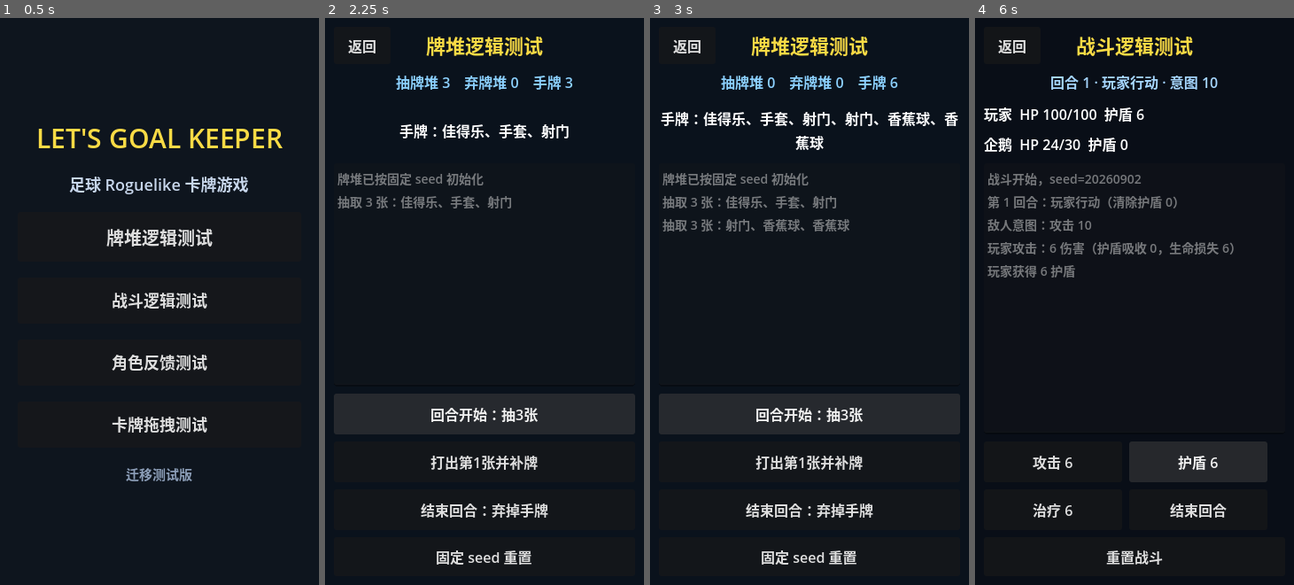
Above: before the commit, frames 1-4 (left to right).
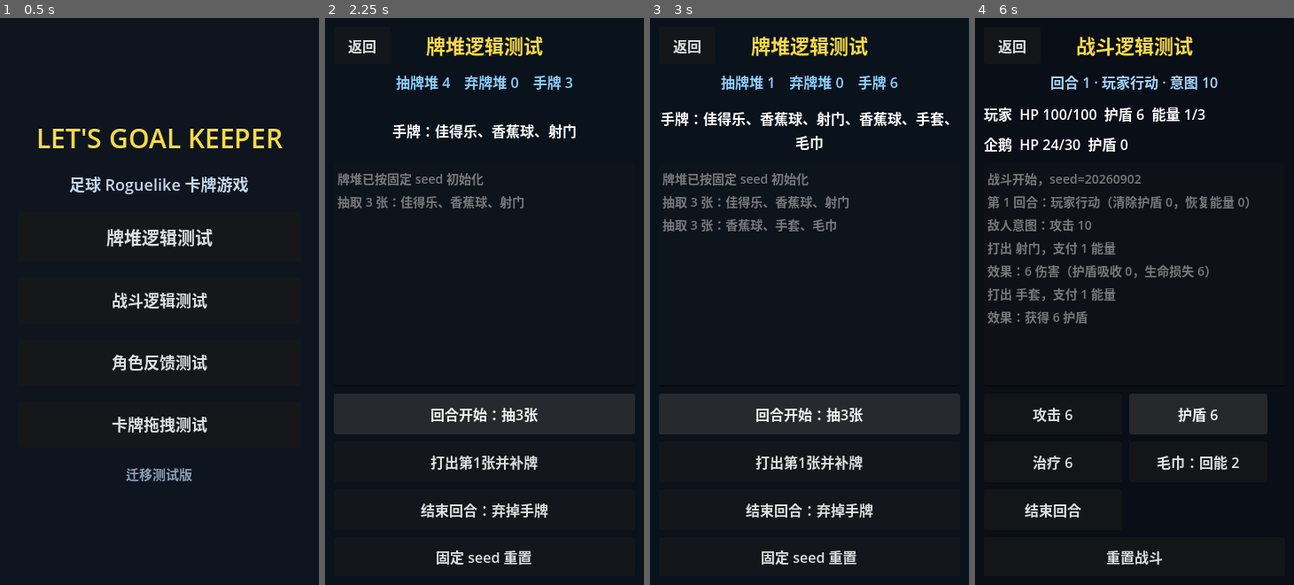
Above: after the commit, the same moments.

Repository: Van0727/LetsGoalKeeper_Godot
Game: Godot game, scene res://scenes/boot.tscn
The game is run twice, just before and just after one commit, with the same random seed, the same clock (stepped at 60 frames per second) and the same inputs. The engine's default icon, where the game draws it, is replaced by a stand-in: a white triangle on a blue panel in a dark square.
Inputs:
- Up to frame 1 (0.5 s): no input
- Up to frame 2 (2.25 s): click "牌堆逻辑测试" at 0.5 s; click "固定 seed 重置" at 1.25 s; click "回合开始：抽3张" at 2 s
- Up to frame 3 (3 s): click "回合开始：抽3张" at 2.75 s
- Up to frame 4 (6 s): click "返回" at 3.5 s; click "战斗逻辑测试" at 4.25 s; click "攻击 6" at 5 s; click "护盾 6" at 5.75 s

Frame 1 is identical in both runs. In frame 2, 1.2% of the frame differs, in the area x 21-79%, y 10-34%; in frame 3, 1.9%; in frame 4, 4.4%, in the area x 3-92%, y 15-89%.

Commit message:
已完成能量费用与效果结算系统。

Diff:
--- /dev/null
+++ b/data/cards/card_towel.tres
@@ -0,0 +1,22 @@
+[gd_resource type="Resource" script_class="CardDefinition" load_steps=3 format=3]
+
+[ext_resource type="Script" path="res://scripts/cards/card_definition.gd" id="1_card"]
+[ext_resource type="Script" path="res://scripts/cards/effect_definition.gd" id="2_effect"]
+
+[sub_resource type="Resource" id="Effect_energy"]
+script = ExtResource("2_effect")
+effect_type = 3
+target = 0
+amount = 2
+hits = 1
+
+[resource]
+script = ExtResource("1_card")
+card_id = "card_towel"
+display_name = "毛巾"
+description = "恢复2点能量"
+cost = 1
+card_type = 2
+shot_type = 0
+rarity = 0
+effects = Array[Resource]([SubResource("Effect_energy")])
--- a/scenes/battle_logic_test.tscn
+++ b/scenes/battle_logic_test.tscn
@@ -74,7 +74,7 @@
 custom_minimum_size = Vector2(0, 26)
 layout_mode = 2
 theme_override_font_sizes/font_size = 16
-text = "玩家  HP 100/100  护盾 0"
+text = "玩家  HP 100/100  护盾 0  能量 3/3"
 
 [node name="EnemyStatus" type="Label" parent="Margin/Layout"]
 unique_name_in_owner = true
@@ -116,6 +116,12 @@
 theme_override_font_sizes/font_size = 16
 text = "治疗 6"
 
+[node name="Energy" type="Button" parent="Margin/Layout/ActionButtons"]
+custom_minimum_size = Vector2(156, 46)
+layout_mode = 2
+theme_override_font_sizes/font_size = 16
+text = "毛巾：回能 2"
+
 [node name="EndTurn" type="Button" parent="Margin/Layout/ActionButtons"]
 custom_minimum_size = Vector2(156, 46)
 layout_mode = 2
@@ -136,5 +142,6 @@
 [connection signal="pressed" from="Margin/Layout/ActionButtons/Attack" to="." method="_on_attack_pressed"]
 [connection signal="pressed" from="Margin/Layout/ActionButtons/Guard" to="." method="_on_guard_pressed"]
 [connection signal="pressed" from="Margin/Layout/ActionButtons/Heal" to="." method="_on_heal_pressed"]
+[connection signal="pressed" from="Margin/Layout/ActionButtons/Energy" to="." method="_on_energy_pressed"]
 [connection signal="pressed" from="Margin/Layout/ActionButtons/EndTurn" to="." method="_on_end_turn_pressed"]
 [connection signal="pressed" from="Margin/Layout/ResetButton" to="." method="_on_reset_pressed"]
--- a/scripts/battle/battle_controller.gd
+++ b/scripts/battle/battle_controller.gd
@@ -6,7 +6,9 @@
 signal battle_finished(victory: bool)
 
 const COMBATANT_STATE := preload("res://scripts/battle/combatant_state.gd")
+const EFFECT_RESOLVER := preload("res://scripts/battle/effect_resolver.gd")
 const PLAYER_MAX_HEALTH := 100
+const PLAYER_MAX_ENERGY := 3
 const ENEMY_MAX_HEALTH := 30
 const ENEMY_BASE_DAMAGE := 8
 
@@ -18,7 +20,7 @@
 	FINISHED,
 }
 
-var player = COMBATANT_STATE.new("玩家", PLAYER_MAX_HEALTH)
+var player = COMBATANT_STATE.new("玩家", PLAYER_MAX_HEALTH, PLAYER_MAX_ENERGY)
 var enemy = COMBATANT_STATE.new("企鹅", ENEMY_MAX_HEALTH)
 var phase := Phase.NOT_STARTED
 var turn_number := 0
@@ -26,12 +28,13 @@
 var seed := 0
 
 var _rng := RandomNumberGenerator.new()
+var _effect_resolver = EFFECT_RESOLVER.new()
 
 
 func setup(seed_value := 20260902) -> void:
 	seed = seed_value
 	_rng.seed = seed
-	player = COMBATANT_STATE.new("玩家", PLAYER_MAX_HEALTH)
+	player = COMBATANT_STATE.new("玩家", PLAYER_MAX_HEALTH, PLAYER_MAX_ENERGY)
 	enemy = COMBATANT_STATE.new("企鹅", ENEMY_MAX_HEALTH)
 	turn_number = 1
 	phase = Phase.NOT_STARTED
@@ -71,6 +74,41 @@
 	var healed := player.heal(amount)
 	_log("玩家尝试治疗 %d，实际恢复 %d" % [amount, healed])
 	state_changed.emit()
+	return true
+
+
+func play_card(card: Resource) -> bool:
+	if not _can_player_act():
+		return false
+	if card == null:
+		_log("无效卡牌")
+		return false
+	if not player.spend_energy(card.cost):
+		_log("能量不足：%s 需要 %d，当前 %d" % [card.display_name, card.cost, player.energy])
+		return false
+
+	_log("打出 %s，支付 %d 能量" % [card.display_name, card.cost])
+	var events := _effect_resolver.resolve_card(card, player, enemy)
+	for event in events:
+		_log_effect_event(event)
+
+	if enemy.is_dead():
+		_finish_battle(true)
+	elif player.is_dead():
+		_finish_battle(false)
+	else:
+		state_changed.emit()
+	return true
+
+
+func play_card_from_hand(deck_state, hand_index: int) -> bool:
+	if hand_index < 0 or hand_index >= deck_state.hand.size():
+		_log("无效手牌位置")
+		return false
+	var card: Resource = deck_state.hand[hand_index]
+	if not play_card(card):
+		return false
+	deck_state.play_card_at(hand_index)
 	return true
 
 
@@ -99,9 +137,10 @@
 
 func _start_player_turn() -> void:
 	var cleared_shield := player.clear_shield()
+	var restored_energy := player.refill_energy()
 	phase = Phase.PLAYER_TURN
 	enemy_intent_damage = _roll_enemy_damage()
-	_log("第 %d 回合：玩家行动（清除护盾 %d）" % [turn_number, cleared_shield])
+	_log("第 %d 回合：玩家行动（清除护盾 %d，恢复能量 %d）" % [turn_number, cleared_shield, restored_energy])
 	_log("敌人意图：攻击 %d" % enemy_intent_damage)
 	state_changed.emit()
 
@@ -142,5 +181,23 @@
 	battle_finished.emit(victory)
 
 
+func _log_effect_event(event: Dictionary) -> void:
+	match event.type:
+		"damage":
+			_log("效果：%d 伤害（护盾吸收 %d，生命损失 %d）" % [
+				event.amount,
+				event.absorbed,
+				event.health_damage,
+			])
+		"shield":
+			_log("效果：获得 %d 护盾" % event.amount)
+		"heal":
+			_log("效果：恢复 %d 生命" % event.amount)
+		"energy":
+			_log("效果：恢复 %d 能量" % event.amount)
+		_:
+			_log("效果暂未支持：%s" % event.get("effect_type", "unknown"))
+
+
 func _log(message: String) -> void:
 	log_added.emit(message)
--- a/scripts/battle/combatant_state.gd
+++ b/scripts/battle/combatant_state.gd
@@ -5,13 +5,17 @@
 var max_health: int
 var health: int
 var shield := 0
+var max_energy: int
+var energy: int
 var strength_multiplier := 1.0
 
 
-func _init(combatant_name := "角色", maximum_health := 1) -> void:
+func _init(combatant_name := "角色", maximum_health := 1, maximum_energy := 0) -> void:
 	display_name = combatant_name
 	max_health = maxi(maximum_health, 1)
 	health = max_health
+	max_energy = maxi(maximum_energy, 0)
+	energy = max_energy
 
 
 func take_damage(raw_damage: int) -> Dictionary:
@@ -46,5 +50,29 @@
 	return cleared
 
 
+func refill_energy() -> int:
+	var restored := max_energy - energy
+	energy = max_energy
+	return restored
+
+
+func gain_energy(raw_amount: int) -> int:
+	var previous_energy := energy
+	energy = mini(energy + maxi(raw_amount, 0), max_energy)
+	return energy - previous_energy
+
+
+func can_spend_energy(cost: int) -> bool:
+	return energy >= maxi(cost, 0)
+
+
+func spend_energy(cost: int) -> bool:
+	var safe_cost := maxi(cost, 0)
+	if not can_spend_energy(safe_cost):
+		return false
+	energy -= safe_cost
+	return true
+
+
 func is_dead() -> bool:
 	return health <= 0
--- /dev/null
+++ b/scripts/battle/effect_resolver.gd
@@ -0,0 +1,44 @@
+class_name EffectResolver
+extends RefCounted
+
+const EFFECT_DEFINITION := preload("res://scripts/cards/effect_definition.gd")
+
+
+func resolve_card(card: Resource, source, opponent) -> Array[Dictionary]:
+	var events: Array[Dictionary] = []
+	for effect in card.effects:
+		var recipient = source if effect.target == EFFECT_DEFINITION.Target.SELF else opponent
+		match effect.effect_type:
+			EFFECT_DEFINITION.EffectType.DAMAGE:
+				_resolve_damage(effect, source, recipient, events)
+			EFFECT_DEFINITION.EffectType.SHIELD:
+				var gained: int = recipient.gain_shield(effect.amount)
+				events.append({"type": "shield", "amount": gained, "target": recipient})
+			EFFECT_DEFINITION.EffectType.HEAL:
+				var healed: int = recipient.heal(effect.amount)
+				events.append({"type": "heal", "amount": healed, "target": recipient})
+			EFFECT_DEFINITION.EffectType.ENERGY:
+				var restored: int = recipient.gain_energy(effect.amount)
+				events.append({"type": "energy", "amount": restored, "target": recipient})
+			_:
+				events.append({"type": "unsupported", "effect_type": effect.effect_type})
+
+		if opponent.is_dead() or source.is_dead():
+			break
+	return events
+
+
+func _resolve_damage(effect: Resource, source, recipient, events: Array[Dictionary]) -> void:
+	for hit_index in range(effect.hits):
+		var damage := maxi(roundi(effect.amount * source.strength_multiplier), 0)
+		var result: Dictionary = recipient.take_damage(damage)
+		events.append({
+			"type": "damage",
+			"amount": damage,
+			"absorbed": result.absorbed,
+			"health_damage": result.health_damage,
+			"hit": hit_index + 1,
+			"target": recipient,
+		})
+		if recipient.is_dead():
+			break
--- a/scripts/battle_logic_test.gd
+++ b/scripts/battle_logic_test.gd
@@ -1,4 +1,9 @@
 extends Control
+
+const STRAIGHT_SHOT := preload("res://data/cards/card_straight_shot.tres")
+const GLOVES := preload("res://data/cards/card_gloves.tres")
+const SPORTS_DRINK := preload("res://data/cards/card_sports_drink.tres")
+const TOWEL := preload("res://data/cards/card_towel.tres")
 
 @onready var controller := %BattleController
 @onready var player_status: Label = %PlayerStatus
@@ -16,15 +21,19 @@
 
 
 func _on_attack_pressed() -> void:
-	controller.player_attack()
+	controller.play_card(STRAIGHT_SHOT)
 
 
 func _on_guard_pressed() -> void:
-	controller.player_guard()
+	controller.play_card(GLOVES)
 
 
 func _on_heal_pressed() -> void:
-	controller.player_heal()
+	controller.play_card(SPORTS_DRINK)
+
+
+func _on_energy_pressed() -> void:
+	controller.play_card(TOWEL)
 
 
 func _on_end_turn_pressed() -> void:
@@ -47,10 +56,12 @@
 
 
 func _refresh_status() -> void:
-	player_status.text = "玩家  HP %d/%d  护盾 %d" % [
+	player_status.text = "玩家  HP %d/%d  护盾 %d  能量 %d/%d" % [
 		controller.player.health,
 		controller.player.max_health,
 		controller.player.shield,
+		controller.player.energy,
+		controller.player.max_energy,
 	]
 	enemy_status.text = "企鹅  HP %d/%d  护盾 %d" % [
 		controller.enemy.health,
--- a/scripts/deck_logic_test.gd
+++ b/scripts/deck_logic_test.gd
@@ -5,6 +5,7 @@
 const BANANA_SHOT := preload("res://data/cards/card_banana_shot.tres")
 const GLOVES := preload("res://data/cards/card_gloves.tres")
 const SPORTS_DRINK := preload("res://data/cards/card_sports_drink.tres")
+const TOWEL := preload("res://data/cards/card_towel.tres")
 const TEST_SEED := 20260902
 
 @onready var zone_status: Label = %ZoneStatus
@@ -56,6 +57,7 @@
 		BANANA_SHOT,
 		GLOVES,
 		SPORTS_DRINK,
+		TOWEL,
 	]
 	_deck.setup(definitions, TEST_SEED)
 	_log("牌堆已按固定 seed 初始化")
--- a/tests/smoke_battle_core.gd
+++ b/tests/smoke_battle_core.gd
@@ -2,6 +2,13 @@
 
 const COMBATANT_STATE := preload("res://scripts/battle/combatant_state.gd")
 const BATTLE_CONTROLLER := preload("res://scripts/battle/battle_controller.gd")
+const DECK_STATE := preload("res://scripts/cards/deck_state.gd")
+const STRAIGHT_SHOT := preload("res://data/cards/card_straight_shot.tres")
+const GLOVES := preload("res://data/cards/card_gloves.tres")
+const SPORTS_DRINK := preload("res://data/cards/card_sports_drink.tres")
+const TOWEL := preload("res://data/cards/card_towel.tres")
+const CARD_DEFINITION := preload("res://scripts/cards/card_definition.gd")
+const EFFECT_DEFINITION := preload("res://scripts/cards/effect_definition.gd")
 
 var _failed := false
 
@@ -14,6 +21,8 @@
 	_test_damage_shield_and_healing()
 	_test_turn_flow_and_victory()
 	_test_player_defeat()
+	_test_card_costs_and_effects()
+	_test_effect_order()
 	_test_deterministic_seed()
 
 	if _failed:
@@ -73,6 +82,31 @@
 	second.free()
 
 
+func _test_effect_order() -> void:
+	var battle = BATTLE_CONTROLLER.new()
+	root.add_child(battle)
+	battle.setup(5)
+	battle.player.health = 99
+
+	var heal_effect = EFFECT_DEFINITION.new()
+	heal_effect.effect_type = EFFECT_DEFINITION.EffectType.HEAL
+	heal_effect.target = EFFECT_DEFINITION.Target.SELF
+	heal_effect.amount = 6
+	var self_damage_effect = EFFECT_DEFINITION.new()
+	self_damage_effect.effect_type = EFFECT_DEFINITION.EffectType.DAMAGE
+	self_damage_effect.target = EFFECT_DEFINITION.Target.SELF
+	self_damage_effect.amount = 3
+	var ordered_card = CARD_DEFINITION.new()
+	ordered_card.display_name = "顺序测试"
+	ordered_card.cost = 0
+	var ordered_effects: Array[Resource] = [heal_effect, self_damage_effect]
+	ordered_card.effects = ordered_effects
+
+	battle.play_card(ordered_card)
+	_assert_equal(battle.player.health, 97, "效果按数组顺序先治疗再自伤")
+	battle.free()
+
+
 func _test_player_defeat() -> void:
 	var battle = BATTLE_CONTROLLER.new()
 	root.add_child(battle)
@@ -84,8 +118,50 @@
 	battle.free()
 
 
+func _test_card_costs_and_effects() -> void:
+	var battle = BATTLE_CONTROLLER.new()
+	root.add_child(battle)
+	battle.setup(88)
+	battle.player.take_damage(10)
+
+	_assert_true(battle.play_card(STRAIGHT_SHOT), "能量充足时可打攻击牌")
+	_assert_equal(battle.player.energy, 2, "攻击牌支付能量")
+	_assert_equal(battle.enemy.health, 24, "攻击效果造成伤害")
+	_assert_true(battle.play_card(GLOVES), "能量充足时可打防御牌")
+	_assert_equal(battle.player.shield, 6, "防御效果增加护盾")
+	_assert_true(battle.play_card(SPORTS_DRINK), "能量充足时可打治疗牌")
+	_assert_equal(battle.player.health, 96, "治疗效果不超过最大生命")
+	_assert_true(not battle.play_card(STRAIGHT_SHOT), "能量不足时拒绝出牌")
+	_assert_equal(battle.enemy.health, 24, "能量不足不结算效果")
+
+	battle.end_player_turn()
+	_assert_equal(battle.player.energy, 3, "新玩家回合恢复满能量")
+	_assert_true(battle.play_card(TOWEL), "可打出回能牌")
+	_assert_equal(battle.player.energy, 3, "回能牌费用和效果依次结算且不超过上限")
+
+	var deck = DECK_STATE.new()
+	var cards: Array[Resource] = [STRAIGHT_SHOT, GLOVES, SPORTS_DRINK, TOWEL]
+	deck.setup(cards, 17)
+	deck.draw_cards(3)
+	battle.player.energy = 0
+	var hand_before: Array[Resource] = deck.hand.duplicate()
+	_assert_true(not battle.play_card_from_hand(deck, 0), "费用不足时手牌出牌失败")
+	_assert_equal(deck.hand, hand_before, "费用不足不移动手牌")
+	battle.player.energy = 3
+	_assert_true(battle.play_card_from_hand(deck, 0), "费用充足时从手牌出牌")
+	_assert_equal(deck.discard_pile.size(), 1, "成功出牌后进入弃牌堆")
+	battle.free()
+
+
 func _assert_equal(actual: Variant, expected: Variant, label: String) -> void:
 	if actual == expected:
 		return
 	_failed = true
 	push_error("%s：期望 %s，实际 %s" % [label, expected, actual])
+
+
+func _assert_true(value: bool, label: String) -> void:
+	if value:
+		return
+	_failed = true
+	push_error("%s：条件未满足" % label)
--- a/tests/smoke_deck_state.gd
+++ b/tests/smoke_deck_state.gd
@@ -5,6 +5,7 @@
 const BANANA_SHOT := preload("res://data/cards/card_banana_shot.tres")
 const GLOVES := preload("res://data/cards/card_gloves.tres")
 const SPORTS_DRINK := preload("res://data/cards/card_sports_drink.tres")
+const TOWEL := preload("res://data/cards/card_towel.tres")
 
 var _failed := false
 
@@ -31,6 +32,7 @@
 	_assert_equal(STRAIGHT_SHOT.effects[0].amount, 6, "直球伤害")
 	_assert_equal(GLOVES.effects[0].amount, 6, "手套护盾")
 	_assert_equal(SPORTS_DRINK.effects[0].amount, 6, "佳得乐治疗")
+	_assert_equal(TOWEL.effects[0].amount, 2, "毛巾恢复能量")
 
 
 func _test_draw_play_discard_and_recycle() -> void:
Not shown, added: scripts/battle/effect_resolver.gd.uid
